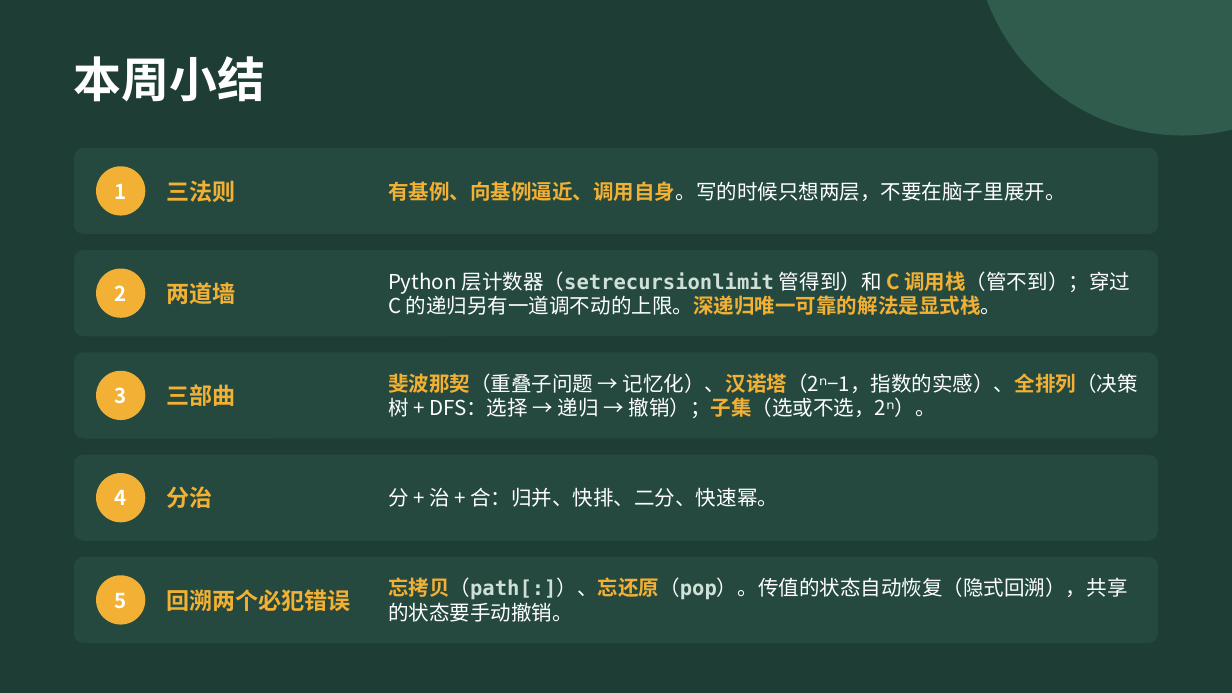
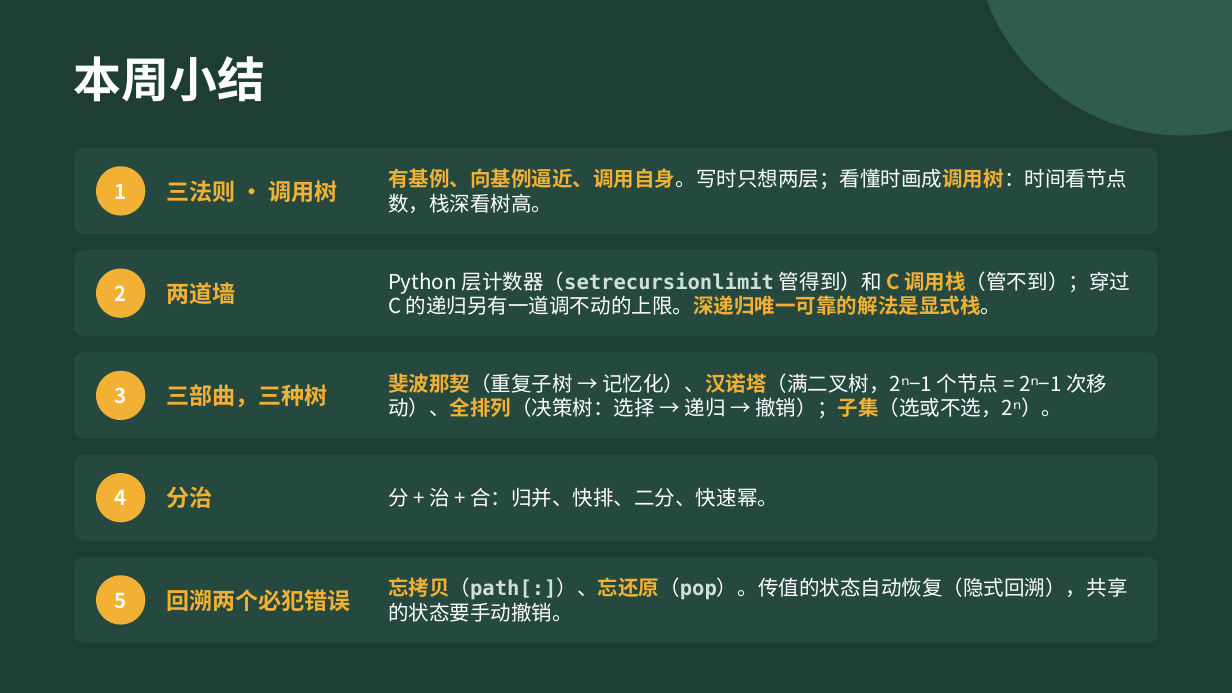
Before and after one commit to GMyhf/2026fall-cs101, a slide deck: slide 45 of courseware/202610_ADS_W08_Recursion.pptx (slide 41 before the commit). Drawn at 1232x693 pixels with LibreOffice and Linux fonts; fonts in the diff are those of the drawing. Boxes give left, top, right and bottom in pixels: in the first picture for what was removed or moved away, otherwise in the second. Text is boxed around its words. In the diff, an @@ line names an element or a change of style, - is before the commit and + after.

```diff
--- a/courseware/202610_ADS_W08_Recursion.pptx
+++ b/courseware/202610_ADS_W08_Recursion.pptx
@@ text at bbox=[388, 168, 1127, 213]: text changed @@
-有基例、向基例逼近、调用自身。写的时候只想两层，不要在脑子里展开。
+有基例、向基例逼近、调用自身。写时只想两层；看懂时画成调用树：时间看节点数，栈深看树高。
@@ text at bbox=[166, 180, 338, 202]: text changed @@
-三法则
+三法则 · 调用树
@@ text at bbox=[166, 384, 327, 407]: text changed @@
-三部曲
+三部曲，三种树
@@ text at bbox=[388, 373, 1107, 418]: text changed @@
-斐波那契（重叠子问题 → 记忆化）、汉诺塔（2ⁿ−1，指数的实感）、全排列（决策树 + DFS：选择 → 递归 → 撤销）；子集（选或不选，2ⁿ）。
+斐波那契（重复子树 → 记忆化）、汉诺塔（满二叉树，2ⁿ−1 个节点 = 2ⁿ−1 次移动）、全排列（决策树：选择 → 递归 → 撤销）；子集（选或不选，2ⁿ）。
```
Also in this commit, not shown: 35 other slides changed, 4 slides added, 7 other files.
